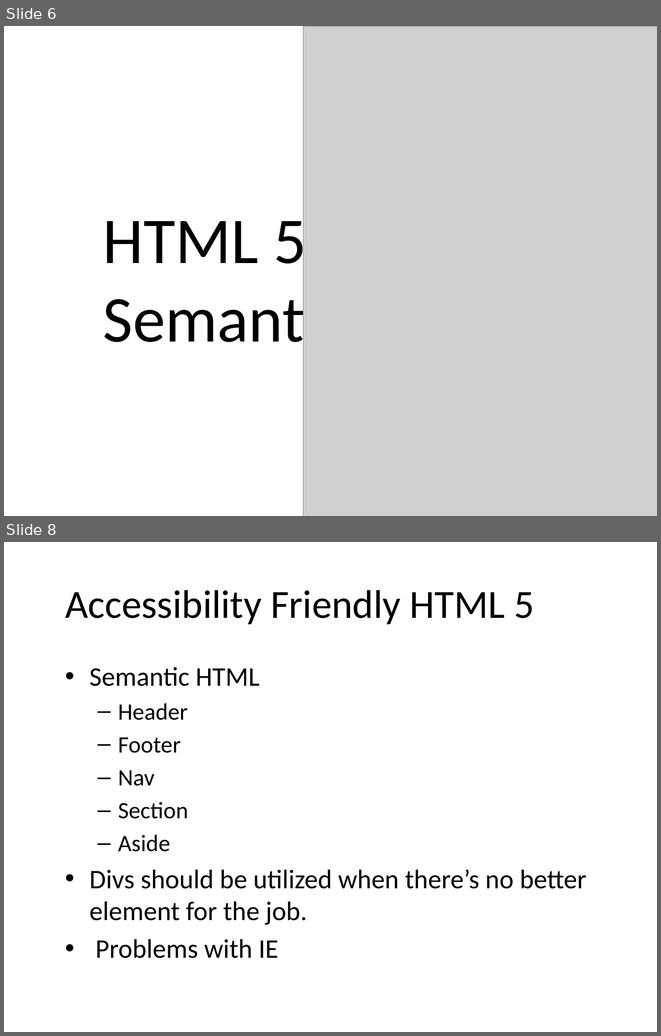
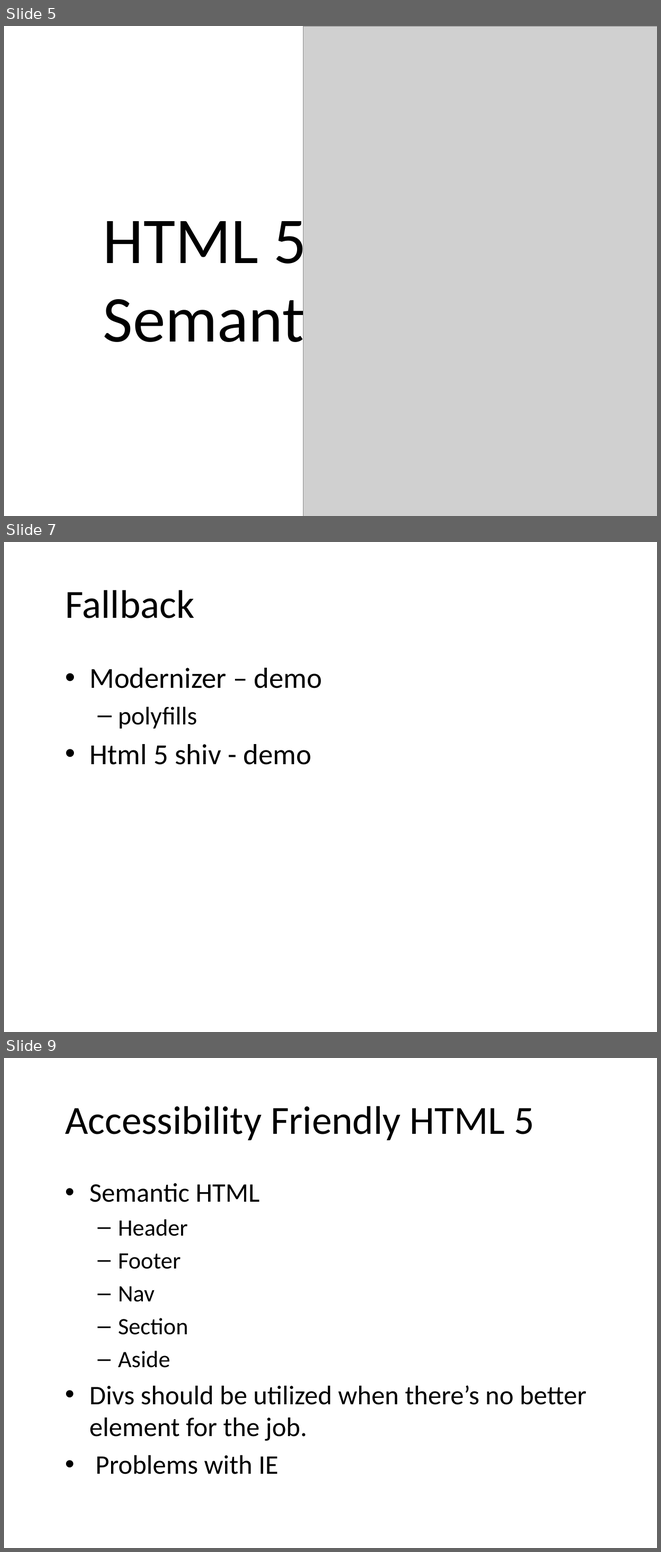
Before and after one commit to punchouty/accessibility, a slide deck: ppt/aria.pptx. Shown one above the other, each under a label of ours: slides 6 and 8 before the commit, slides 5, 7 and 9 after it; the slides between them are not shown. The pictures are 661x1036 and 661x1552 pixels, drawn with LibreOffice and Linux fonts; fonts in the diff are those of the drawing; grey boxes stand for pictures; background and template pictures are left out. Boxes give left, top, right and bottom in pixels: in the first picture for what was removed or moved away, otherwise in the second. Text is boxed around its words. In the diff, an @@ line names an element or a change of style, - is before the commit and + after.

```diff
--- a/ppt/aria.pptx
+++ b/ppt/aria.pptx
@@ slide 7 added at [4,542,657,1032], background picture (left out) @@
@@ title added at [65,590,195,618], 44 pt, text #000000 @@
+Fallback
@@ text added at [89,668,323,765], 32 pt, text #000000 @@
+• Modernizer – demo
+  – polyfills
+• Html 5 shiv - demo
@@ what was slide 6 is now slide 5 @@
@@ what was slide 8 is now slide 9 @@
```
Also in this commit, not shown: 5 slides changed, 3 other slides added, 12 other files.
